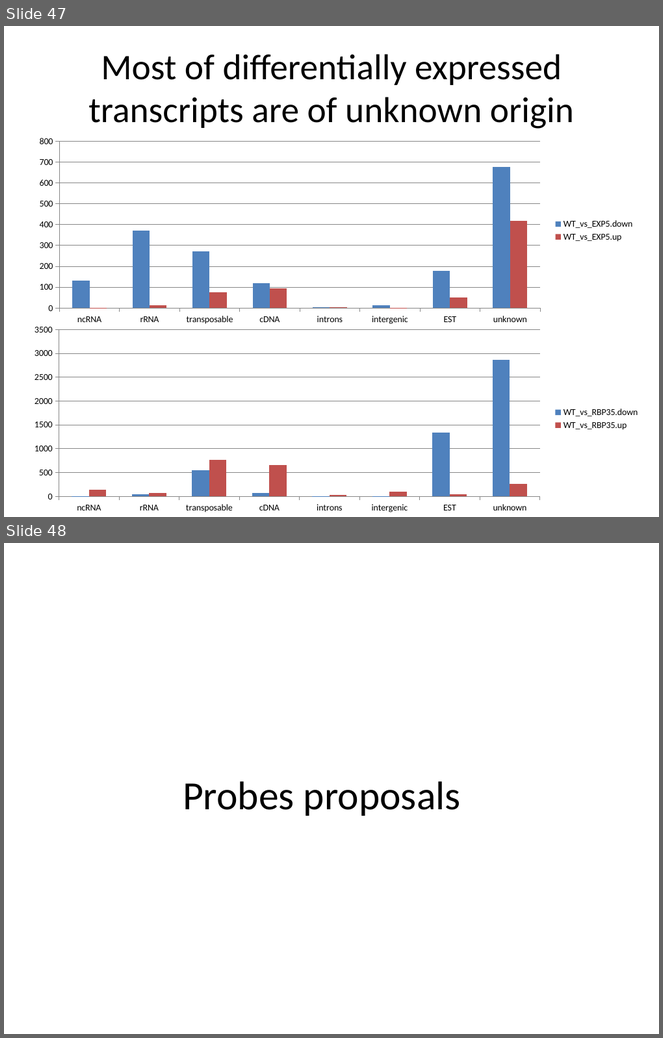
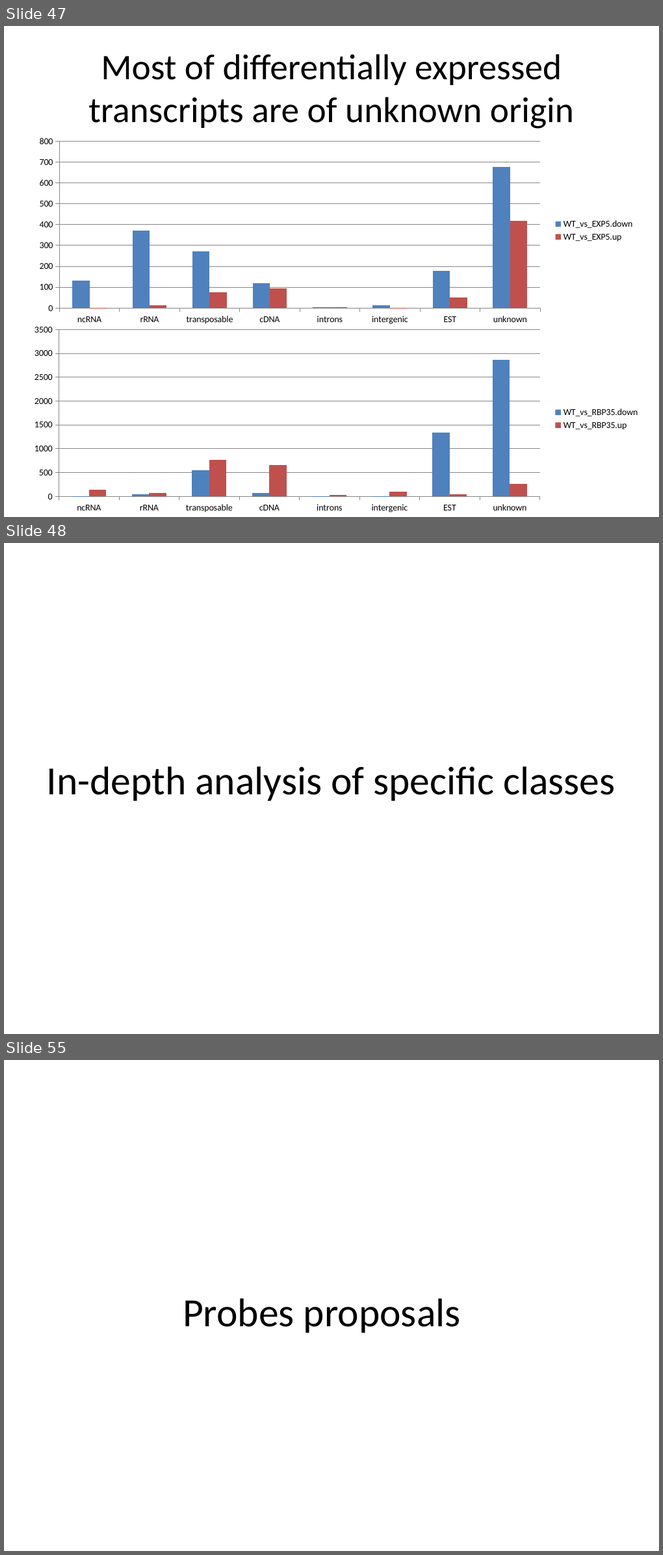
Before and after one commit to wilkinsonlab/m-oryzae-polya, a slide deck: doc/small/small_presentation.pptx. Shown one above the other, each under a label of ours: slides 47 and 48 before the commit, slides 47, 48 and 55 after it; the slides between them are not shown. The pictures are 663x1038 and 663x1555 pixels, drawn with LibreOffice and Linux fonts; fonts in the diff are those of the drawing. Boxes give left, top, right and bottom in pixels: in the first picture for what was removed or moved away, otherwise in the second. Text is boxed around its words. In the diff, an @@ line names an element or a change of style, - is before the commit and + after.

```diff
--- a/doc/small/small_presentation.pptx
+++ b/doc/small/small_presentation.pptx
@@ slide 48 added at [4, 543, 659, 1034], background #FFFFFF @@
@@ title added at [47, 767, 615, 801], 44 pt, text #000000 @@
+In-depth analysis of specific classes
@@ what was slide 48 is now slide 55 @@
```
Also in this commit, not shown: 6 other slides added, 4 other files.
